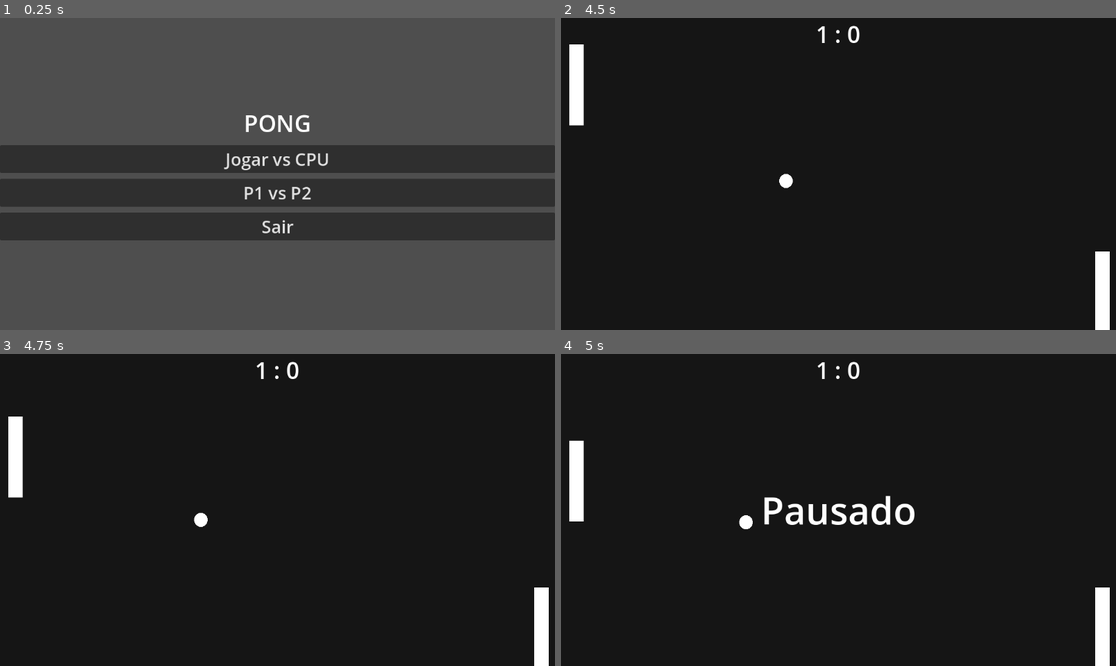
Above: before the commit, frames 1-4 (two rows, left to right).
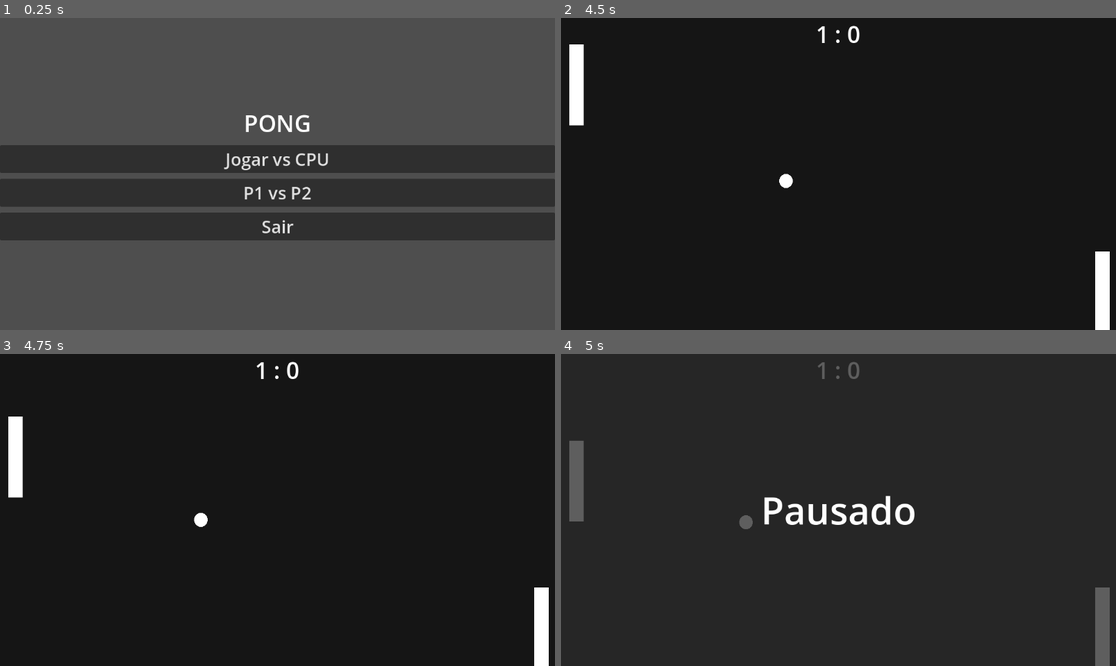
Above: after the commit, the same moments.

Repository: adrianofelix019/pong-clone
Game: Godot game, scene res://scenes/menu.tscn
The game is run twice, just before and just after one commit, with the same random seed, the same clock (stepped at 60 frames per second) and the same inputs.
Inputs:
- Up to frame 1 (0.25 s): no input
- Up to frame 2 (4.5 s): click "P1 vs P2" at 0.5 s; hold W (up) 1.28-2.03 s; hold Down (p2down) 1.28-2.03 s; hold S (down) 2.03-2.78 s; tap Up (p2up) at 2.1, 3.6 s; hold Down (p2down) 2.78-3.53 s; hold W (up) 2.78-4.28 s; hold S (down) from 4.28 s (still down); hold Down (p2down) from 4.28 s (still down)
- Up to frame 3 (4.75 s): keep holding S (down); keep holding Down (p2down)
- Up to frame 4 (5 s): keep holding S (down); keep holding Down (p2down); tap P (pause) at 4.9 s

Frames 1-3 are identical in both runs. In frame 4, 1.5% of the frame differs, in the area x 1-99%, y 2-100%.

Commit message:
feat: add gray background to pause screen

Diff:
--- a/scenes/main.tscn
+++ b/scenes/main.tscn
@@ -1,7 +1,10 @@
-[gd_scene load_steps=3 format=3 uid="uid://bq0eu4ihy7sci"]
+[gd_scene load_steps=4 format=3 uid="uid://bq0eu4ihy7sci"]
 
 [ext_resource type="Script" uid="uid://qyr20otdp524" path="res://scripts/main.gd" id="1_o5qli"]
 [ext_resource type="Script" uid="uid://btte4xx7ogiih" path="res://scripts/pause_controller.gd" id="2_0wfyh"]
+
+[sub_resource type="StyleBoxFlat" id="StyleBoxFlat_0wfyh"]
+bg_color = Color(0.16862746, 0.16862746, 0.16862746, 0.7607843)
 
 [node name="Main" type="Node2D"]
 script = ExtResource("1_o5qli")
@@ -28,7 +31,12 @@
 text = "0 : 0"
 horizontal_alignment = 1
 
-[node name="PauseLabel" type="Label" parent="CanvasLayer"]
+[node name="PauseLayer" type="CanvasLayer" parent="CanvasLayer"]
+layer = 10
+visible = false
+
+[node name="PauseLabel" type="Label" parent="CanvasLayer/PauseLayer"]
+z_index = 100
 anchors_preset = 15
 anchor_right = 1.0
 anchor_bottom = 1.0
@@ -36,6 +44,7 @@
 grow_vertical = 2
 size_flags_horizontal = 4
 theme_override_font_sizes/font_size = 78
+theme_override_styles/normal = SubResource("StyleBoxFlat_0wfyh")
 text = "Pausado"
 horizontal_alignment = 1
 vertical_alignment = 1
--- a/scripts/main.gd
+++ b/scripts/main.gd
@@ -14,7 +14,7 @@
 	add_child(ball)
 	add_player_to_scene()
 	add_opponent_to_scene()
-	$CanvasLayer/PauseLabel.visible = false
+	$CanvasLayer/PauseLayer.visible = false
 
 
 func add_player_to_scene():
--- a/scripts/pause_controller.gd
+++ b/scripts/pause_controller.gd
@@ -6,5 +6,5 @@
 
 func _input(event: InputEvent):
 	if event.is_action_pressed("pause"):
-		$"../CanvasLayer/PauseLabel".visible = !get_tree().paused
+		$"../CanvasLayer/PauseLayer".visible = !get_tree().paused
 		get_tree().paused = !get_tree().paused
